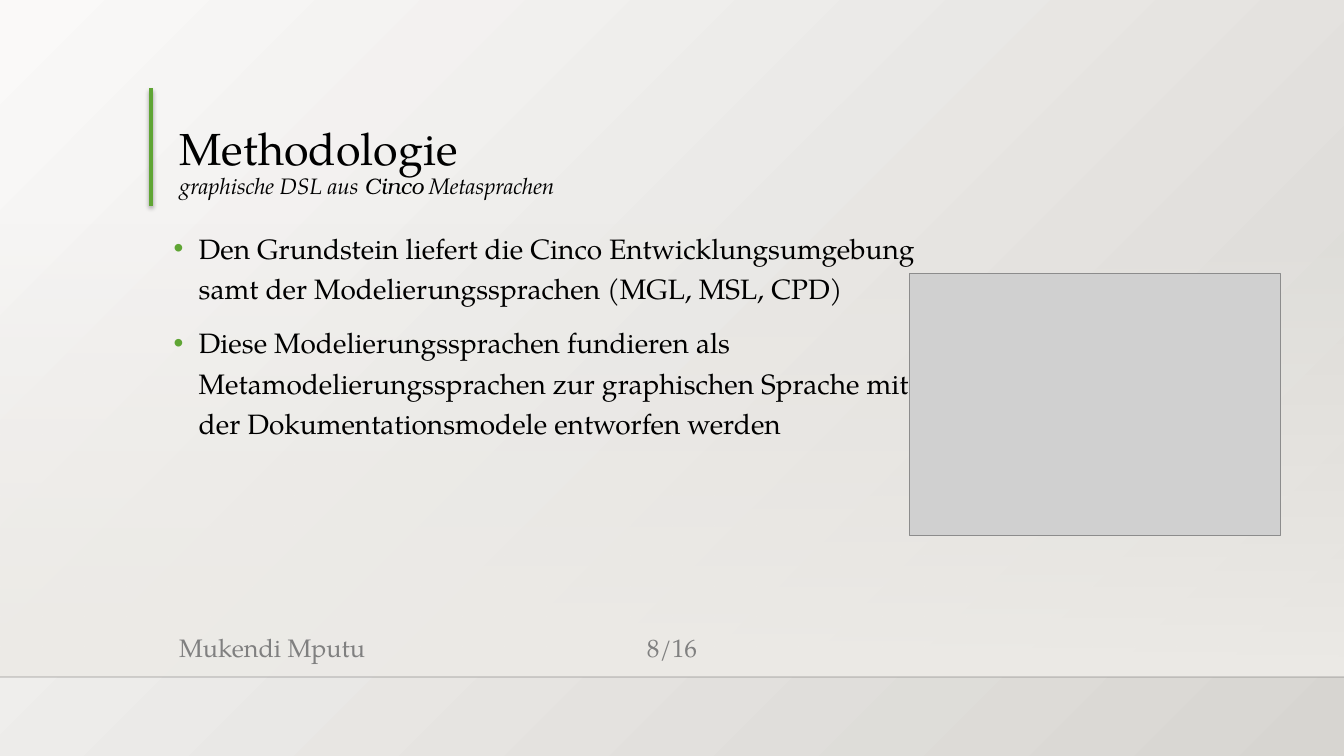
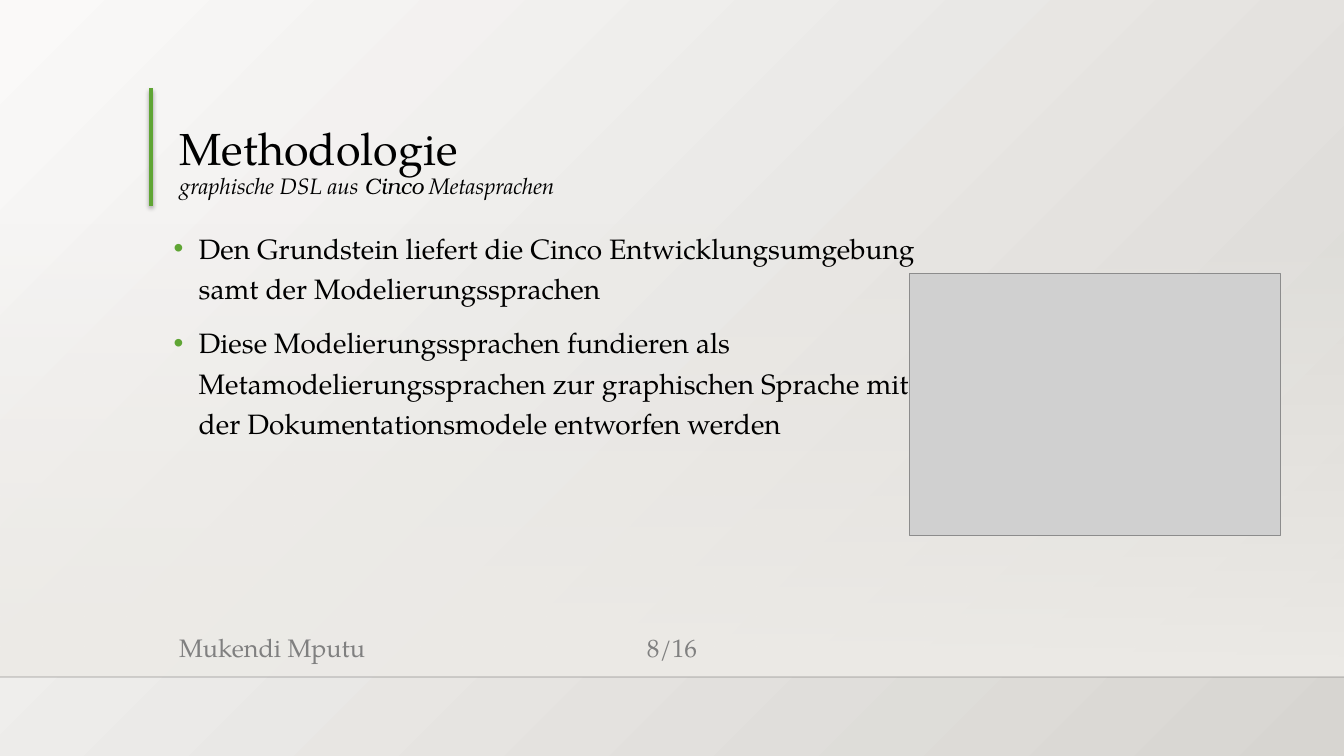
Before and after one commit to MukendiMputu/BachelorThesis, a slide deck: slide 8 of Abschlussvortrag.pptx. Drawn at 1344x756 pixels with LibreOffice and Linux fonts; fonts in the diff are those of the drawing; grey boxes stand for pictures; background and template pictures are left out. Boxes give left, top, right and bottom in pixels: in the first picture for what was removed or moved away, otherwise in the second. Text is boxed around its words. In the diff, an @@ line names an element or a change of style, - is before the commit and + after.

```diff
--- a/Abschlussvortrag.pptx
+++ b/Abschlussvortrag.pptx
@@ text at <box>199,238,914,307</box>: text changed @@
-• Den Grundstein liefert die Cinco Entwicklungsumgebung samt der Modelierungssprachen (MGL, MSL, CPD)
+• Den Grundstein liefert die Cinco Entwicklungsumgebung samt der Modelierungssprachen
```
Also in this commit, not shown: 2 other slides changed, 1 slide added, 7 other files.
